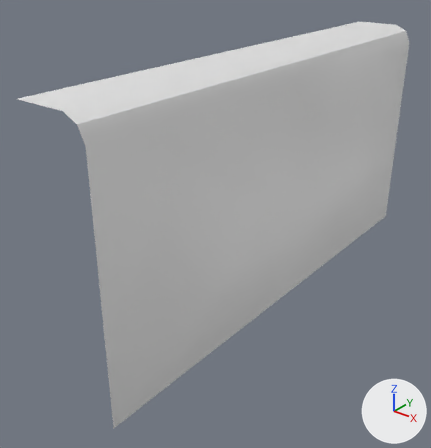
A saved change to the FBX model Assets/Media/Models/terrain/terrain05 center.fbx.
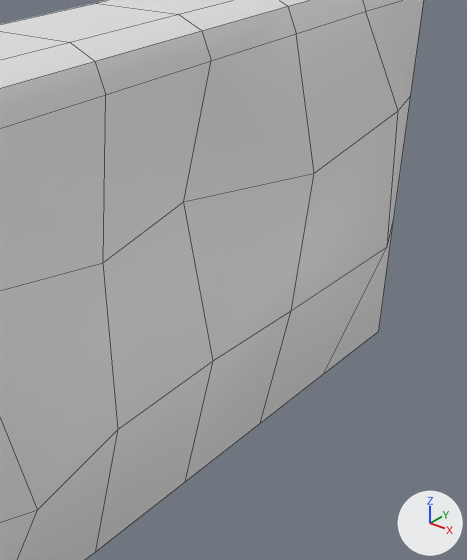
Old and new are each drawn whole from a camera (50 mm lens) standing at (163.0, -191.0, 139.0) and looking at (29.0, -23.0, 36.0) and again close up on the part from 45% to 100% of the width and 10% to 74% of the height. Every picture has the same lights, and +X, +Y and +Z are marked at lower right. The last two pictures show the newer version. The close-ups show mesh edges as thin lines.

Names of what the first close-up shows: 'terrain5 center'.
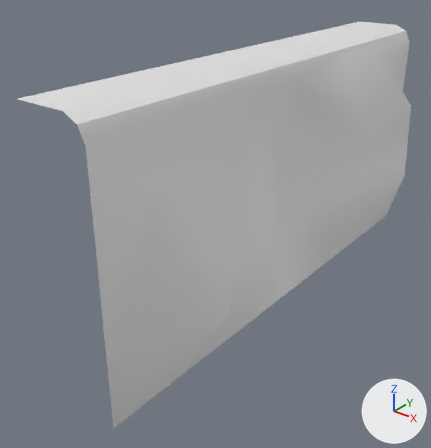
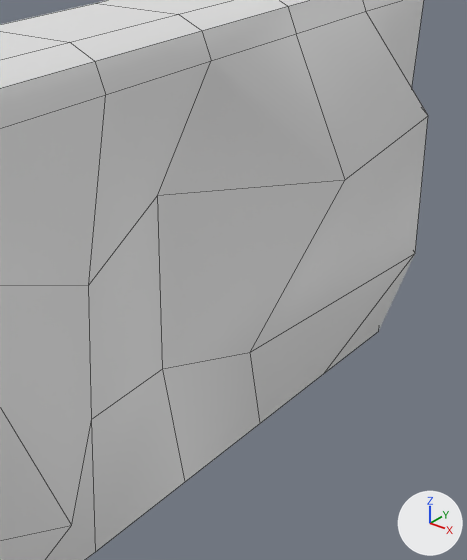
Boxes [x1, y1, x2, y2] around the edits, measured in the close-ups (467 x 560 px; the box of a moved part takes in the faces that stretch with it):
'terrain5 center', reshaped
    before: [0, 0, 424, 560]
    after: [0, 0, 428, 560]
part 1 of me_terrain5_center_ncl1_1, moved or reshaped
    before: [96, 362, 213, 551]
    after: [92, 369, 185, 551]
part 2 of me_terrain5_center_ncl1_1, moved or reshaped
    before: [184, 111, 398, 482]
    after: [158, 116, 428, 482]
part 3 of me_terrain5_center_ncl1_1, moved or reshaped
    before: [17, 34, 314, 560]
    after: [46, 34, 345, 560]
part 4 of me_terrain5_center_ncl1_1, moved or reshaped
    before: [103, 61, 213, 429]
    after: [89, 61, 211, 419]
part 5 of me_terrain5_center_ncl1_1, moved or reshaped
    before: [0, 95, 118, 522]
    after: [0, 95, 106, 541]
part 6 of me_terrain5_center_ncl1_1, moved or reshaped
    before: [0, 0, 424, 560]
    after: [0, 0, 428, 560]

Patch to the scene script:
```diff
--- a/Assets/Media/Models/terrain/terrain05 center.fbx.py
+++ b/Assets/Media/Models/terrain/terrain05 center.fbx.py
@@ me_terrain5_center_ncl1_1 @@
 # used by ob_terrain5_center; location = (0.0, 0.0, 0.0)
-me_terrain5_center_ncl1_1.from_pydata(...)  # 49 vertices, 36 faces; spans x 23.0..62.0, y -101.0..100.0, z 0.0..100.0
+me_terrain5_center_ncl1_1.from_pydata(...)  # 49 vertices, 36 faces; spans x 23.0..69.0, y -101.0..100.0, z 0.0..100.0
+# me_terrain5_center_ncl1_1 part 1: the 1 vertex in x 55.0, y 0.0, z 31.0 is moved by (-6.0, -10.0, 0.0)
+# me_terrain5_center_ncl1_1 part 2: the 1 vertex in x 55.0, y 33.0, z 31.0 is moved by (-6.0, -6.0, -10.0)
+# me_terrain5_center_ncl1_1 part 3: all 2 vertices in x 47.0..55.0, y -34.0..-2.0, z 30.0..65.0 are moved by (-6.0, 0.0, 0.0)
+# me_terrain5_center_ncl1_1 part 4: the 1 vertex in x 52.0, y -35.0, z 63.0 is moved by (-6.0, 4.0, -7.0)
+# me_terrain5_center_ncl1_1 part 5: the 1 vertex in x 47.0, y -69.0, z 66.0 is moved by (0.0, -6.0, 5.0)
+# me_terrain5_center_ncl1_1 part 6: all 4 vertices in x 58.0..62.0, y -67.0..66.0, z 33.0..72.0 are moved by (7.0, 0.0, 0.0)
```
